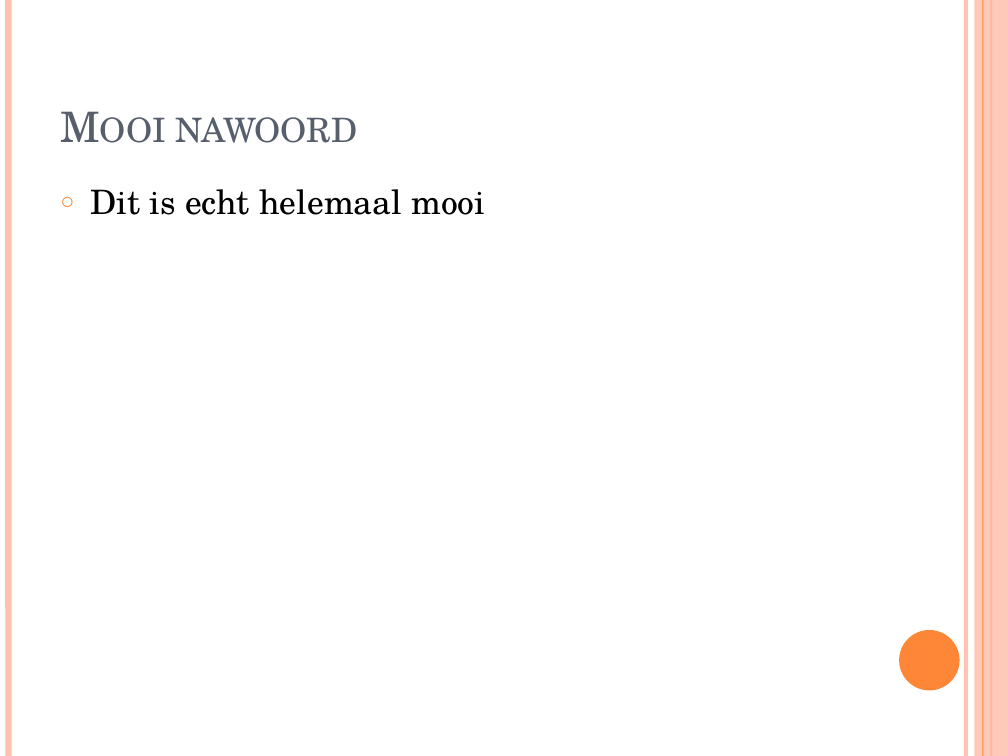
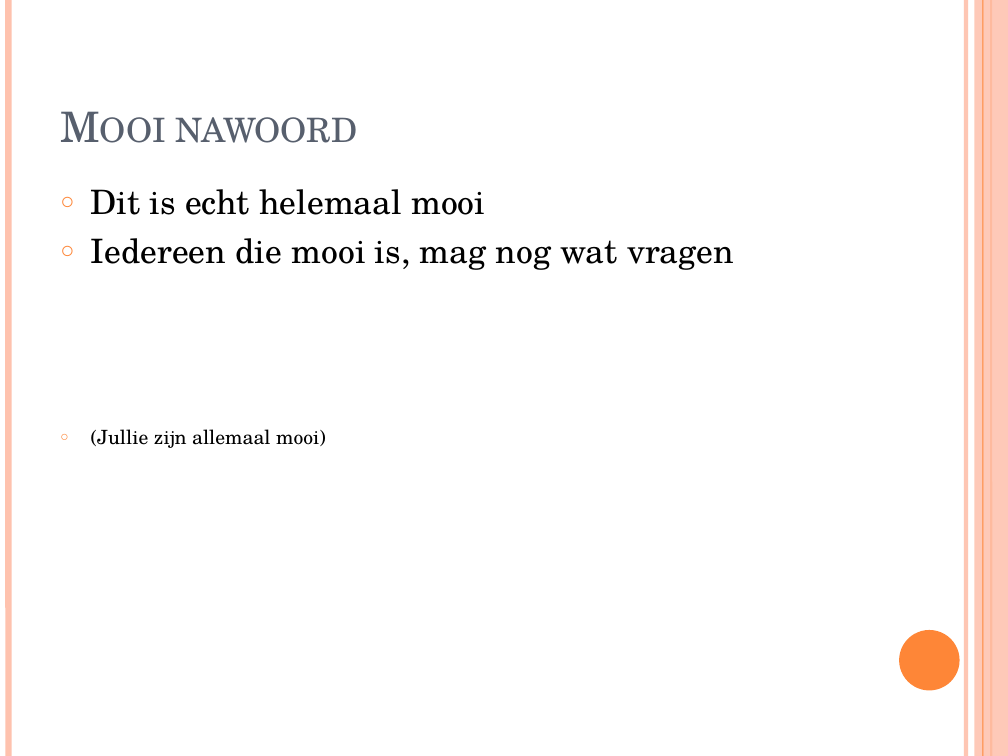
Before and after one commit to jennydenouden/spel, a slide deck: slide 14 of presentatie.pptx. Drawn at 1008x756 pixels with LibreOffice and Linux fonts; fonts in the diff are those of the drawing. Boxes give left, top, right and bottom in pixels: in the first picture for what was removed or moved away, otherwise in the second. Text is boxed around its words. In the diff, an @@ line names an element or a change of style, - is before the commit and + after.

```diff
--- a/presentatie.pptx
+++ b/presentatie.pptx
@@ text at [91, 238, 734, 448]: paragraphs added @@
+○ Iedereen die mooi is, mag nog wat vragen
+○ (Jullie zijn allemaal mooi)
```
Also in this commit, not shown: 1 other slide changed.
